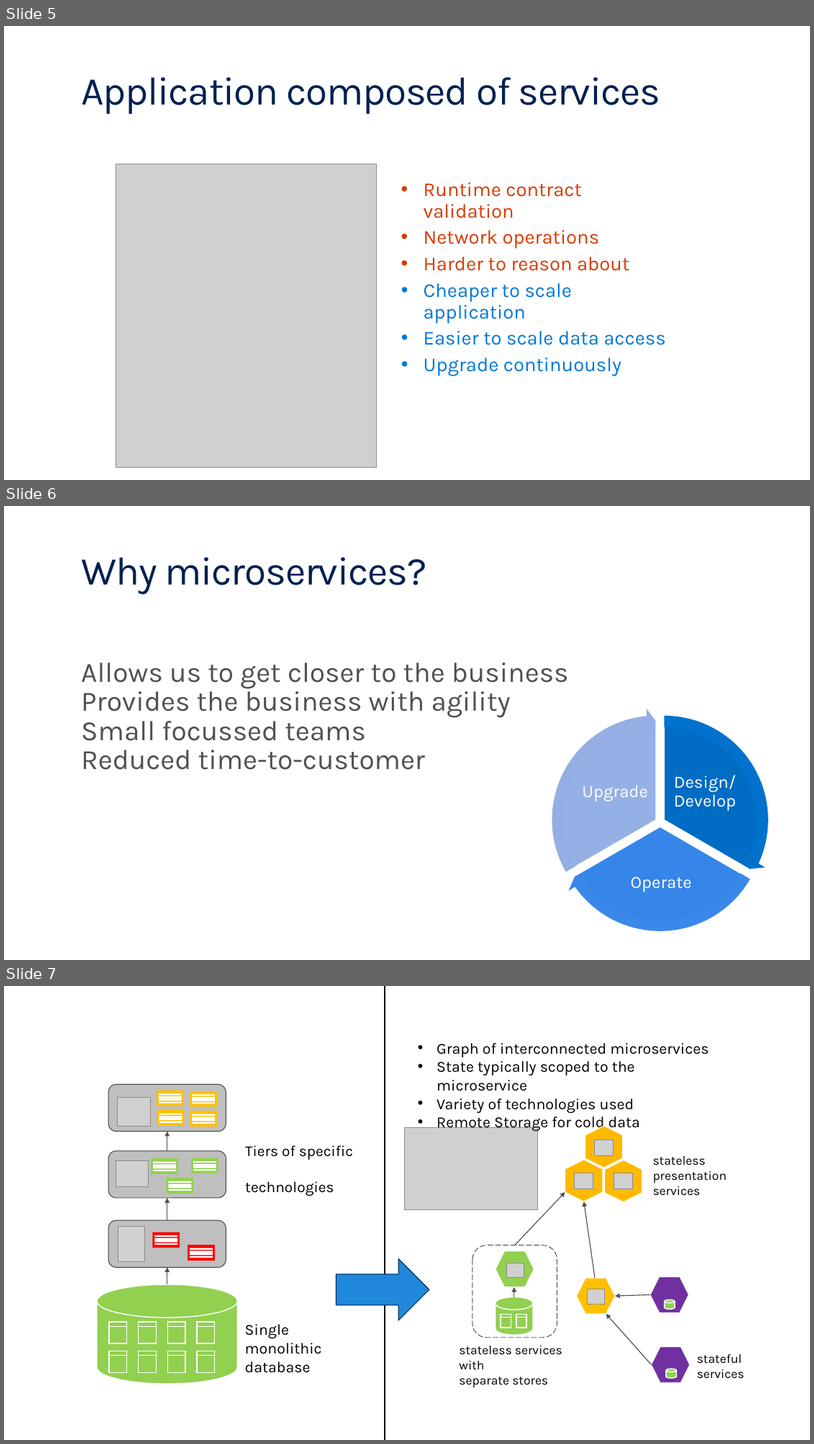
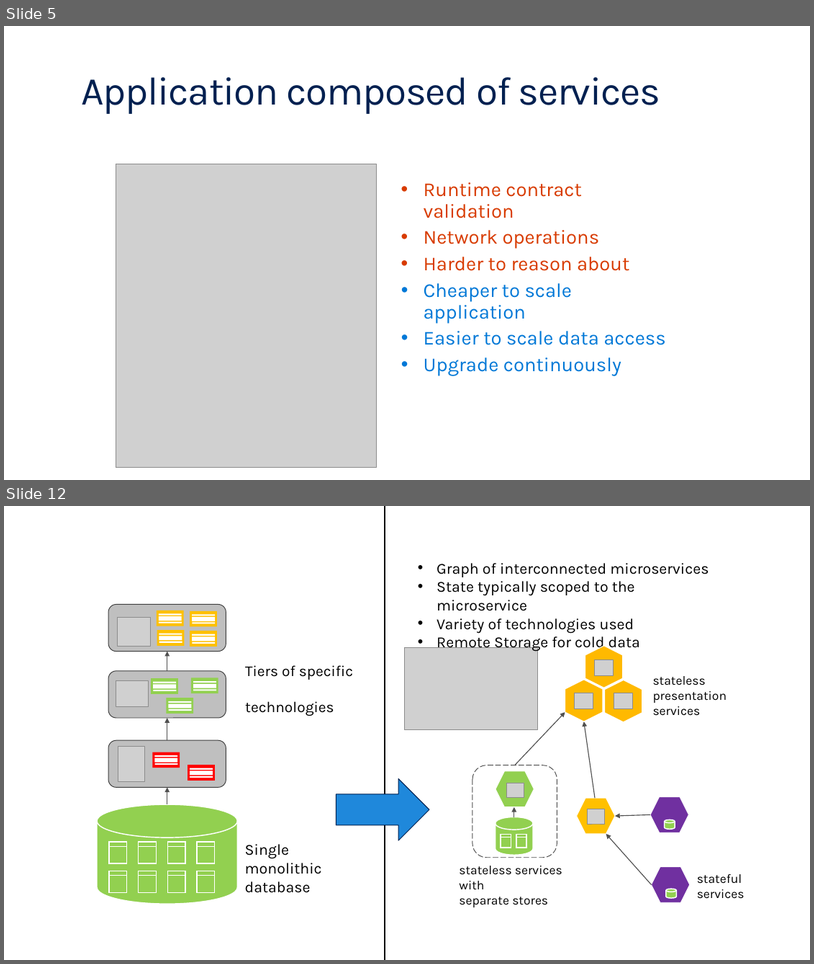
Before and after one commit to brentstineman/PersonalStuff, a slide deck: Presentations/Service Fabric/ServiceFabric Overview.pptx. Shown one above the other, each under a label of ours: slides 5, 6 and 7 before the commit, slides 5 and 12 after it; the slides between them are not shown. The pictures are 814x1444 and 814x964 pixels, drawn with LibreOffice and Linux fonts; fonts in the diff are those of the drawing; grey boxes stand for pictures; background and template pictures are left out. Boxes give left, top, right and bottom in pixels: in the first picture for what was removed or moved away, otherwise in the second. Text is boxed around its words. In the diff, an @@ line names an element or a change of style, - is before the commit and + after.

```diff
--- a/Presentations/Service Fabric/ServiceFabric Overview.pptx
+++ b/Presentations/Service Fabric/ServiceFabric Overview.pptx
@@ slide 6 removed at <box>4,506,810,960</box>, background #FFFFFF @@
@@ title removed at <box>81,557,427,595</box> @@
-Why microservices?
@@ text removed at <box>81,662,569,770</box> @@
-Allows us to get closer to the business
-Provides the business with agility
-Small focussed teams
-Reduced time-to-customer
@@ group removed at <box>545,708,776,938</box>: 3 pie slice (boxed as its full ellipse)s, 3 texts, 3 circular arrows @@
-Design/ Develop
-Operate
-Upgrade
@@ what was slide 7 is now slide 12 @@
```
Also in this commit, not shown: 11 slides added, 1 other file.
